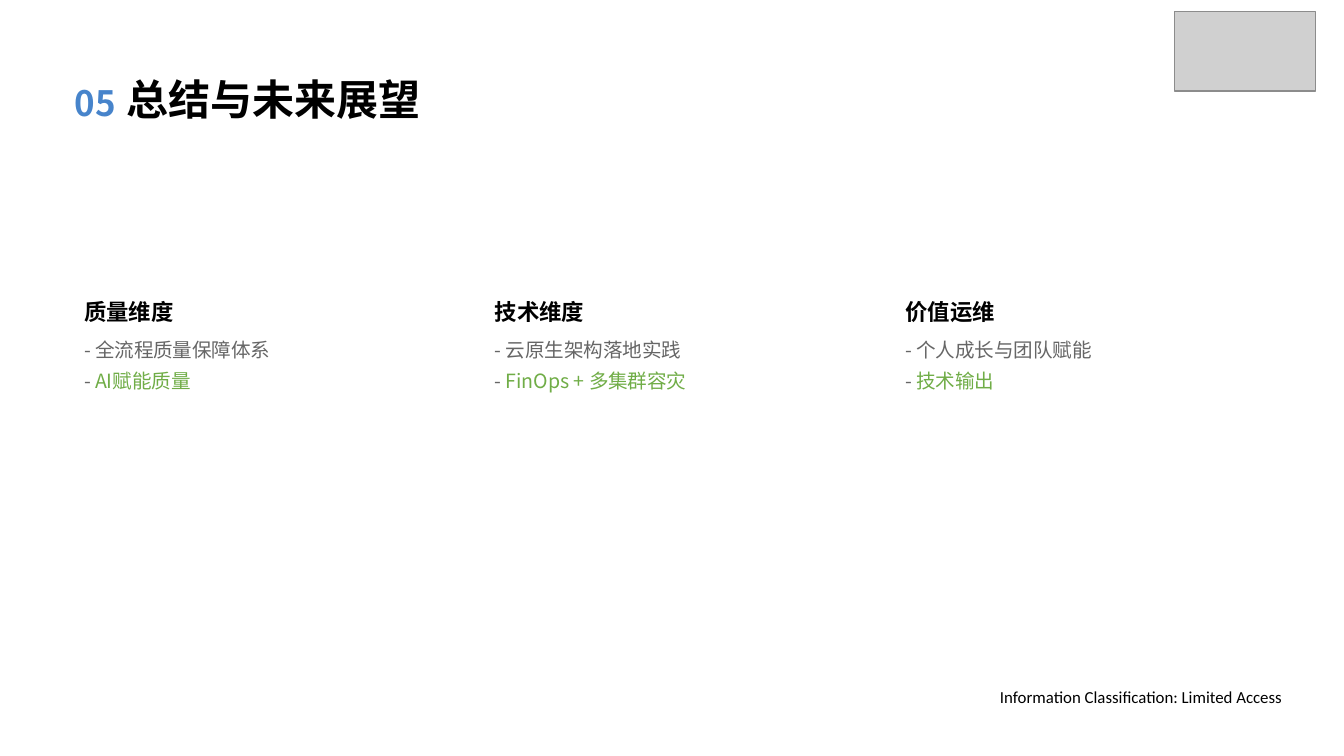
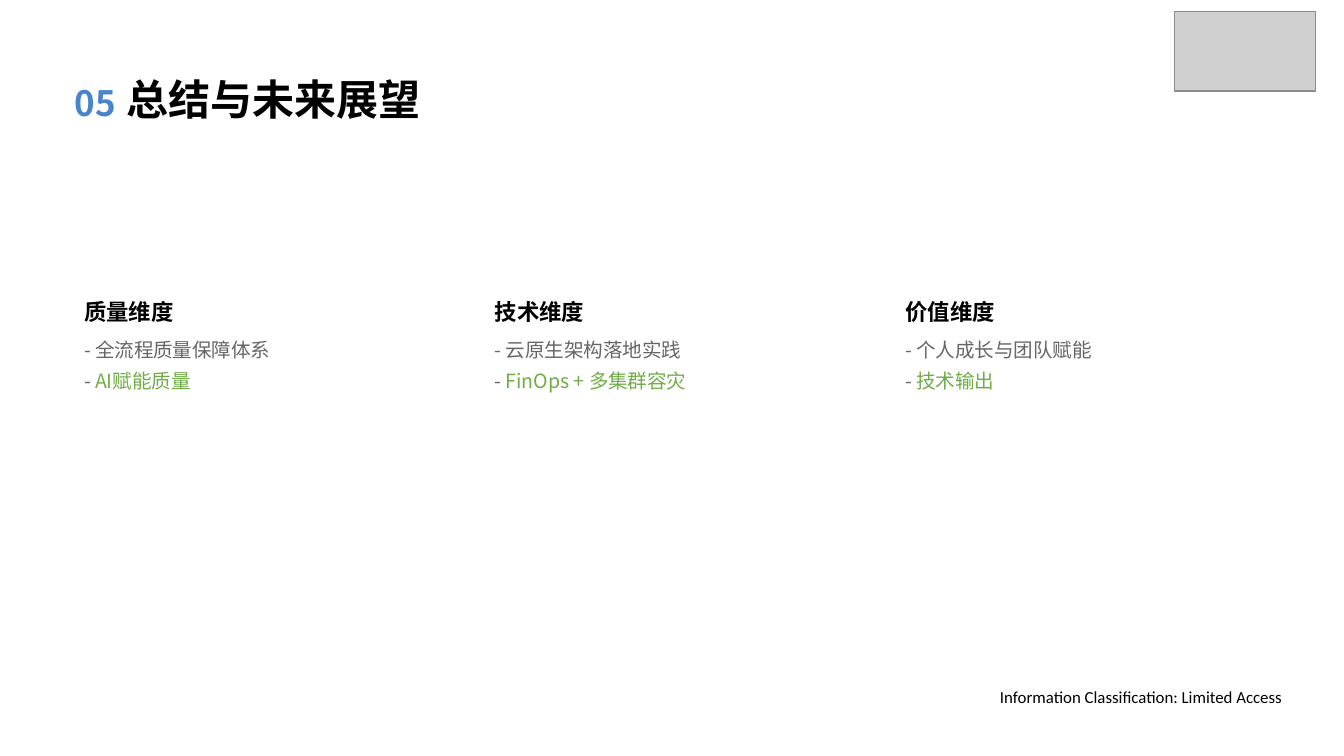
Before and after one commit to wuchengwei0/soft_exam, a slide deck: slide 8 of 第二场-220336-吴成伟.pptx. Drawn at 1344x756 pixels with LibreOffice and Linux fonts; fonts in the diff are those of the drawing; grey boxes stand for pictures; background and template pictures are left out. Boxes give left, top, right and bottom in pixels: in the first picture for what was removed or moved away, otherwise in the second. Text is boxed around its words. In the diff, an @@ line names an element or a change of style, - is before the commit and + after.

```diff
--- a/第二场-220336-吴成伟.pptx
+++ b/第二场-220336-吴成伟.pptx
@@ text at bbox=[905, 301, 995, 322]: text changed @@
-价值运维
+价值维度
```
Also in this commit, not shown: 1 other slide changed, 5 other files.
